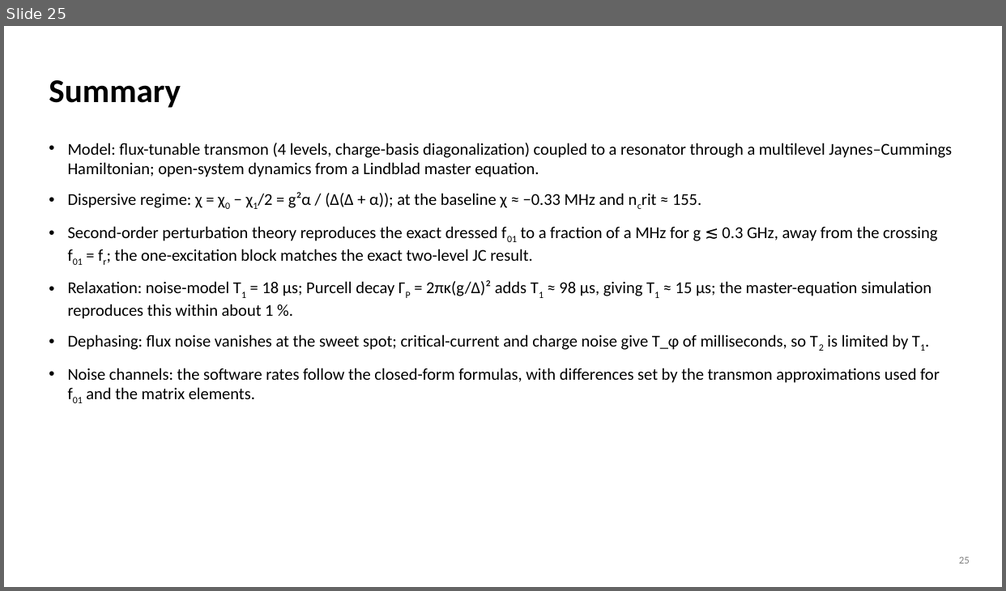
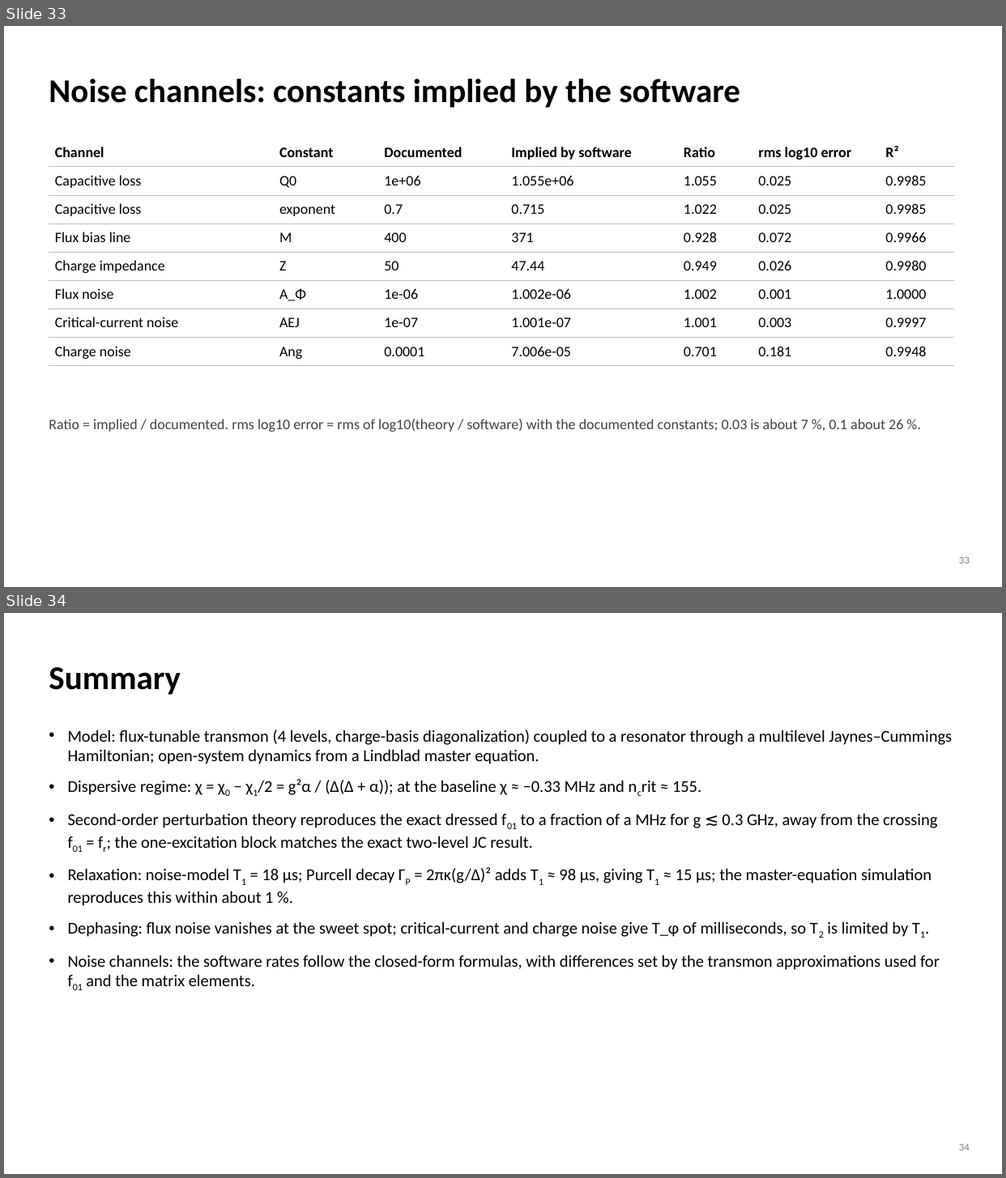
Before and after one commit to morassa1-code/Quantum_Computing_Simulations, a slide deck: Transmon_Resonator_Model.pptx. Shown one above the other, each under a label of ours: slide 25 before the commit, slides 33 and 34 after it. The pictures are 1006x591 and 1006x1178 pixels, drawn with LibreOffice and Linux fonts; fonts in the diff are those of the drawing. Boxes give left, top, right and bottom in pixels: in the first picture for what was removed or moved away, otherwise in the second. Text is boxed around its words. In the diff, an @@ line names an element or a change of style, - is before the commit and + after.

```diff
--- a/Transmon_Resonator_Model.pptx
+++ b/Transmon_Resonator_Model.pptx
@@ slide 33 added at <box>4,26,1002,587</box>, background #FFFFFF @@
@@ title added at <box>49,79,740,108</box>, 32 pt, text #000000, bold @@
+Noise channels: constants implied by the software
@@ table added at <box>49,139,955,366</box>, 8 rows, 7 columns @@
+Channel | Constant | Documented | Implied by software | Ratio | rms log10 error | R²
+Capacitive loss | Q0 | 1e+06 | 1.055e+06 | 1.055 | 0.025 | 0.9985
+Capacitive loss | exponent | 0.7 | 0.715 | 1.022 | 0.025 | 0.9985
+Flux bias line | M | 400 | 371 | 0.928 | 0.072 | 0.9966
+Charge impedance | Z | 50 | 47.44 | 0.949 | 0.026 | 0.9980
+Flux noise | A_Φ | 1e-06 | 1.002e-06 | 1.002 | 0.001 | 1.0000
+Critical-current noise | AEJ | 1e-07 | 1.001e-07 | 1.001 | 0.003 | 0.9997
+Charge noise | Ang | 0.0001 | 7.006e-05 | 0.701 | 0.181 | 0.9948
@@ text added at <box>49,419,903,432</box>, 14 pt, text #404040 @@
+Ratio = implied / documented. rms log10 error = rms of log10(theory / software) with the documented constants; 0.03 is about 7 %, 0.1 about 26 %.
@@ page number added at <box>959,557,970,564</box>, 10 pt, text #7F7F7F @@
+33
@@ what was slide 25 is now slide 34 @@
@@ page number at <box>959,1144,970,1151</box>: text changed @@
-25
+34
```
Also in this commit, not shown: 13 slides changed, 8 other slides added.
